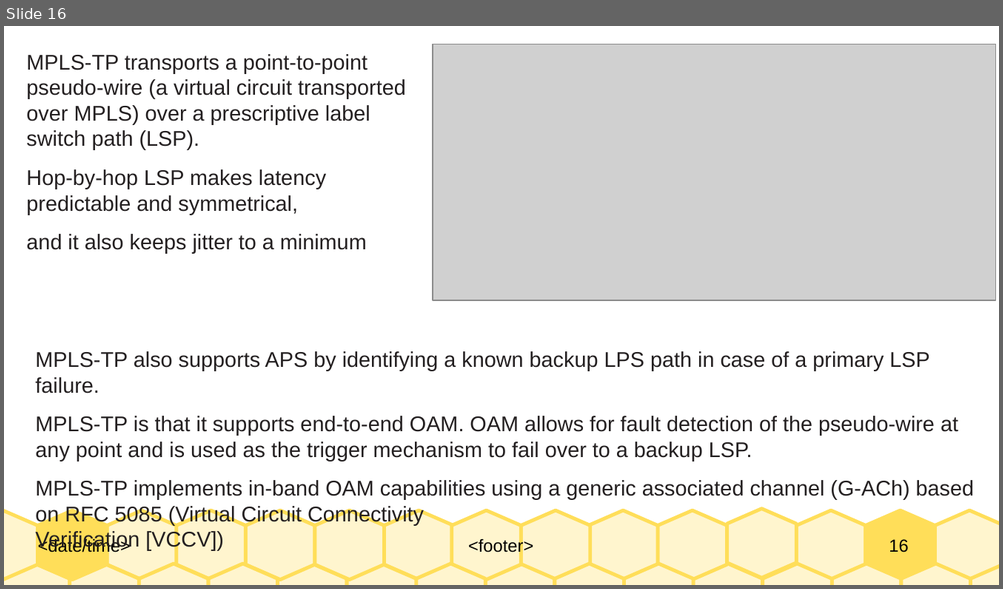
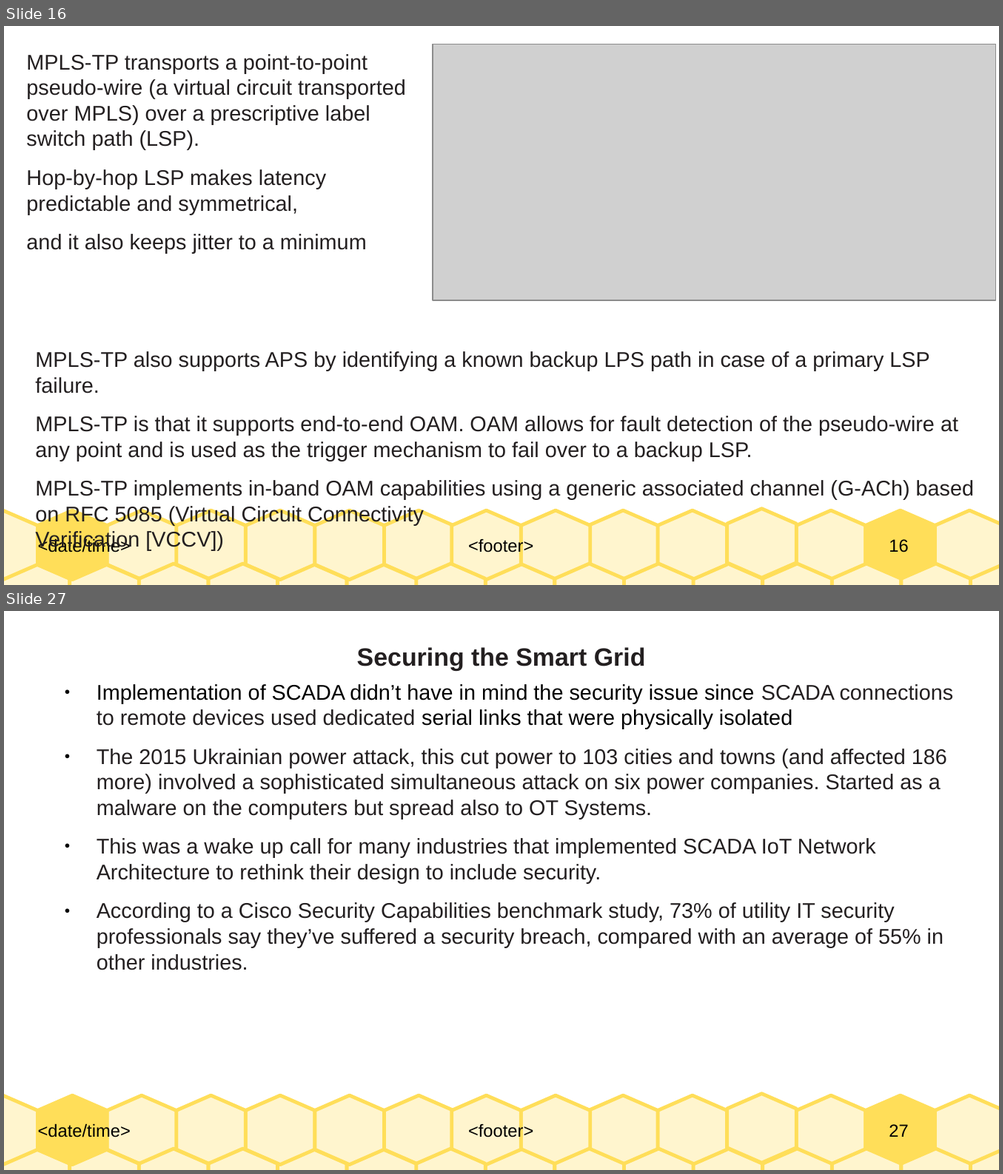
Before and after one commit to Dihfahsih1/Masters-Software-Engineering, a slide deck: yr-sem1/IoT/chapter-11-summary.odp. Shown one above the other, each under a label of ours: slide 16 before the commit, slides 16 and 27 after it; the slides between them are not shown. The pictures are 1003x589 and 1003x1174 pixels, drawn with LibreOffice and Linux fonts; fonts in the diff are those of the drawing; grey boxes stand for pictures. Boxes give left, top, right and bottom in pixels: in the first picture for what was removed or moved away, otherwise in the second. Text is boxed around its words. In the diff, an @@ line names an element or a change of style, - is before the commit and + after.

```diff
--- a/yr-sem1/IoT/chapter-11-summary.odp
+++ b/yr-sem1/IoT/chapter-11-summary.odp
@@ slide 27 added at [4,611,999,1170], background #FFFFFF; not listed: 33 template elements that a slide beside it also shows @@
@@ title added at [357,647,646,671], 20 pt, text #231F20, bold @@
+Securing the Smart Grid
@@ text added at [96,684,953,971], 17 pt, text #231F20 @@
+● Implementation of SCADA didn’t have in mind the security issue since SCADA connections to remote devices used dedicated serial links that were physically isolated
+● The 2015 Ukrainian power attack, this cut power to 103 cities and towns (and affected 186 more) involved a sophisticated simultaneous attack on six power companies. Started as a malware on the computers but spread also to OT Systems.
+● This was a wake up call for many industries that implemented SCADA IoT Network Architecture to rethink their design to include security.
+● According to a Cisco Security Capabilities benchmark study, 73% of utility IT security professionals say they’ve suffered a security breach, compared with an average of 55% in other industries.
```
Also in this commit, not shown: 1 slide changed, 15 other slides added, 1 slide removed, 1 other file.
